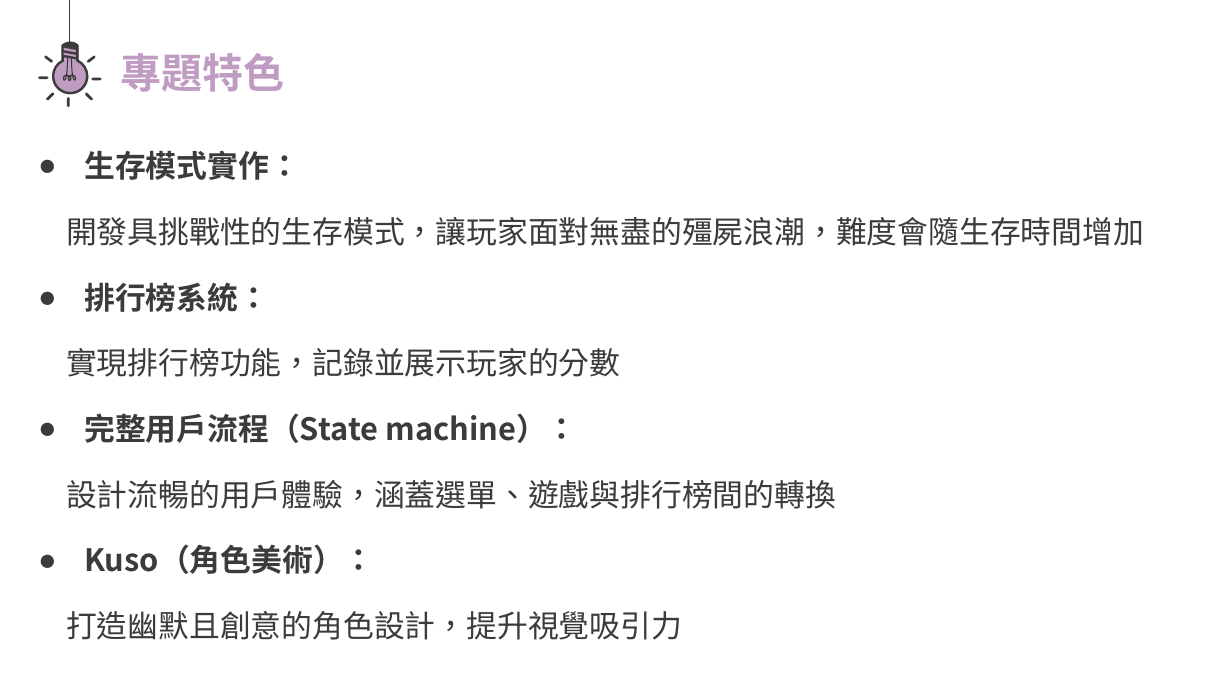
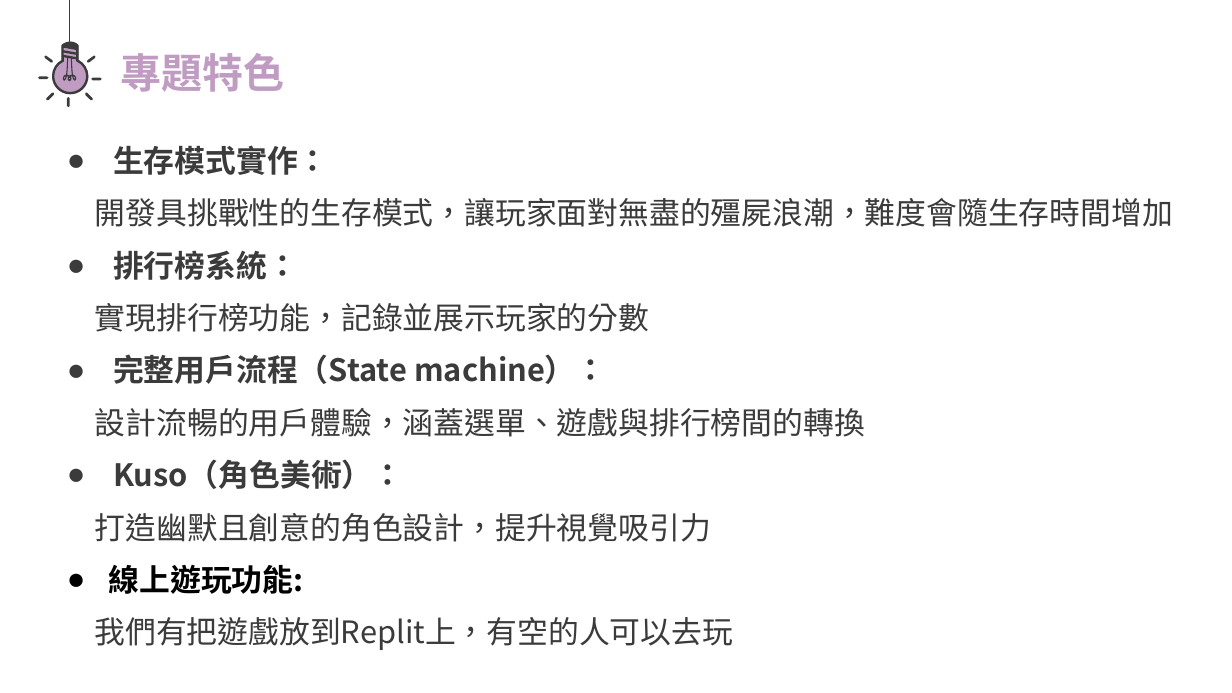
Before and after one commit to yoyo0213/oop-2025-proj-TA_v.s._Professor, a slide deck: slide 3 of oop final project.pptx. Drawn at 1232x693 pixels with LibreOffice and Linux fonts; fonts in the diff are those of the drawing. Boxes give left, top, right and bottom in pixels: in the first picture for what was removed or moved away, otherwise in the second. Text is boxed around its words. In the diff, an @@ line names an element or a change of style, - is before the commit and + after.

```diff
--- a/oop final project.pptx
+++ b/oop final project.pptx
@@ text "生存模式實作：": place and size @@
-text "生存模式實作：" at <box>66,150,1144,640</box>
+text "生存模式實作：" at <box>94,145,1173,650</box>
@@ text at <box>95,145,1173,542</box>: line spacing 1.5 to 1; more space between paragraphs @@
@@ text at <box>94,565,733,650</box>: paragraphs added @@
+● 線上遊玩功能:
+我們有把遊戲放到Replit上，有空的人可以去玩
```
Also in this commit, not shown: 4 other slides changed, 1 other file.
